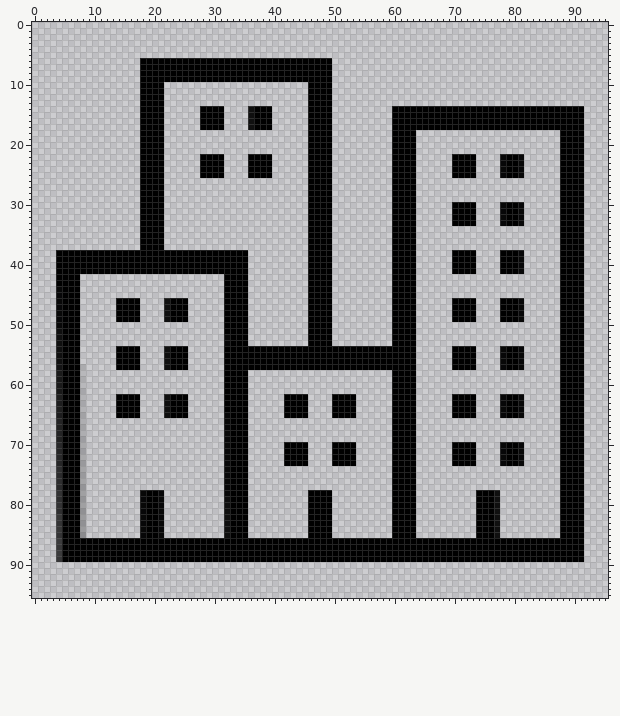
Two states of a sprite sheet, kzs.tab/Create.panel/Surround Building.pushbutton/icon.png. Above, as it was before the edit.
The file is 96x96 pixels. Pixels under 10% opacity are left out. Colours within 5 levels of each other are drawn and written as one.
After the commit:
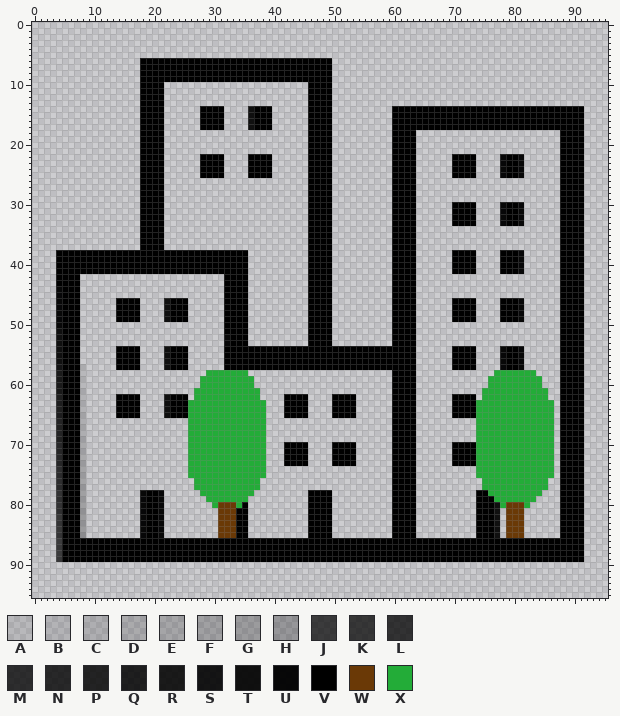
Palette (. is transparent): A #0000001a  B #00000020  C #00000026  D #0000002c  E #00000032  F #00000038  G #0000003e  H #00000044  J #000000b5  K #000000bb  L #000000c1  M #000000c7  N #000000cd  P #000000d3  Q #000000d9  R #000000df  S #000000e5  T #000000eb  U #000000f5  V #000000  W #6a3906  X #23ac38
Diff:
The edit adds colour W in rows 80 to 85 at x 31 and 79 to 81.
Colour T gives way to colour W in rows 80 to 85 at x 32.
Colour V gives way to colour W in rows 80 to 85 at x 33.
The edit adds colour X in row 58 at x 29 to 31 and 77 to 83; in rows 59 to 60 at x 28 to 31, 36 and 76 to 84; in row 61 at x 27 to 31, 36 to 37 and 75 to 85; in row 62 at x 27 to 31, 36 to 37, 75 to 77 and 82 to 85; in rows 63 to 65 at x 26 to 31, 36 to 38, 74 to 77 and 82 to 86; in rows 66 to 69 at x 26 to 31, 36 to 38 and 74 to 86.
The edit adds colour X in rows 70 to 73 at x 26 to 31, 36 to 38, 74 to 77 and 82 to 86; in rows 74 to 75 at x 26 to 31, 36 to 38 and 74 to 86; in rows 76 to 77 at x 27 to 31, 36 to 37 and 75 to 85; in row 78 at x 28 to 31, 36 and 78 to 84; in row 79 at x 29 to 31 and 78 to 83; in row 80 at x 30, 78 and 82.
Colour T gives way to colour X in row 78 at x 77; in row 79 at x 32 and 77.
Colour U gives way to colour X in rows 62 to 64 at x 78 and 81; in row 65 at x 32, 78 and 81; in rows 66 to 69 at x 32; in rows 70 to 73 at x 32, 78 and 81; in rows 74 to 78 at x 32.
Colour V gives way to colour X in rows 58 to 61 at x 32 to 35; in rows 62 to 64 at x 32 to 35 and 79 to 80; in row 65 at x 33 to 35 and 79 to 80; in rows 66 to 69 at x 33 to 35; in rows 70 to 73 at x 33 to 35 and 79 to 80; in rows 74 to 77 at x 33 to 35.
Colour V gives way to colour X in row 78 at x 33 to 35 and 76; in row 79 at x 33 to 35; in row 80 at x 34.
Changed places in both pictures, as pixel boxes (x1, y1, x2, y2):
changed: (188, 370, 266, 538)
changed: (476, 370, 554, 538)
